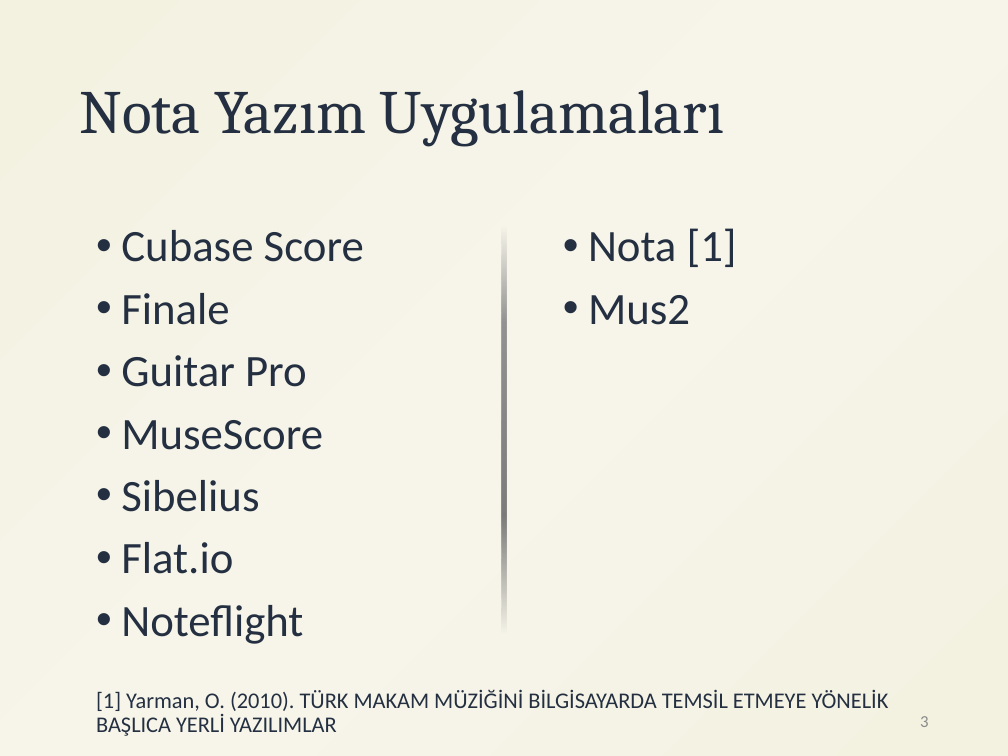
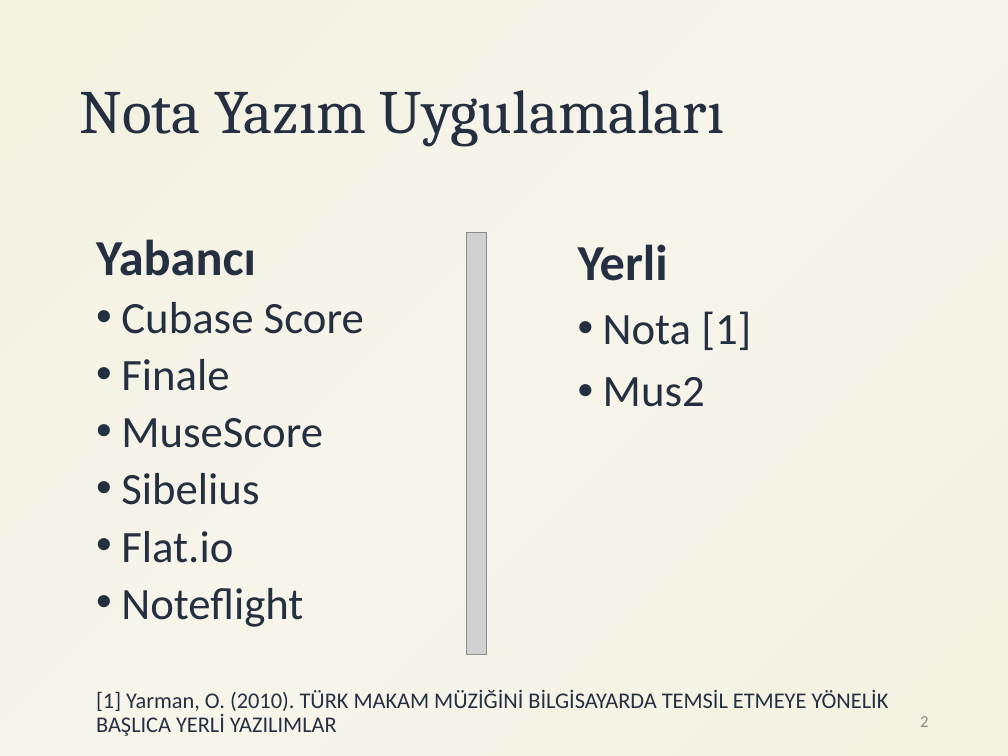
Before and after one commit to ihpar/katip, a slide deck: slide 2 of assets/Katip.pptx (slide 3 before the commit). Drawn at 1008x756 pixels with LibreOffice and Linux fonts; fonts in the diff are those of the drawing; grey boxes stand for pictures. Boxes give left, top, right and bottom in pixels: in the first picture for what was removed or moved away, otherwise in the second. Text is boxed around its words. In the diff, an @@ line names an element or a change of style, - is before the commit and + after.

```diff
--- a/assets/Katip.pptx
+++ b/assets/Katip.pptx
@@ text "Yabancı": place and size @@
-text "Yabancı" at (121, 230, 364, 644)
+text "Yabancı" at (96, 239, 364, 627)
@@ text at (96, 239, 256, 276): paragraph added @@
+Yabancı
@@ picture added at (467, 232, 486, 654) @@
@@ rectangle removed at (501, 227, 506, 646) @@
@@ text "Yerli": place and size @@
-text "Yerli" at (588, 228, 737, 325)
+text "Yerli" at (578, 244, 751, 407)
@@ text at (578, 244, 668, 281): paragraph added @@
+Yerli
@@ text at (121, 302, 364, 627): line spacing 0.9 to 0.8 @@
@@ text at (121, 355, 307, 387): paragraph removed @@
-• Guitar Pro
@@ page number at (920, 716, 928, 727): text changed @@
-3
+2
```
Also in this commit, not shown: 1 other slide changed, 4 slides added, 1 slide removed, 1 other file.
